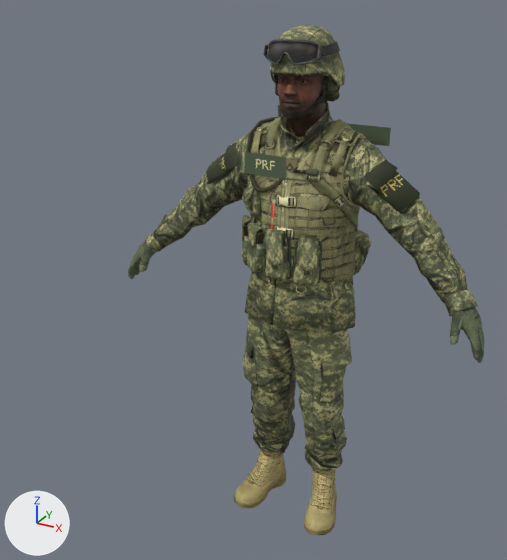
What one commit did to the glTF model assets/models/prf-agent.glb.
Before and after are seen from a camera (50 mm lens) standing at (0.968, -2.122, 1.992) and looking at (-0.196, -0.006, 0.934). Every picture has the same lights, and +X, +Y and +Z are marked at lower left. The picture after the commit comes second. Where no turn or scale is listed for an object, it has been applied to the vertices.

Objects in the first picture: 'Name tape backing', 'Name tape backing.001', 'PRF_Commander' and 1 more.
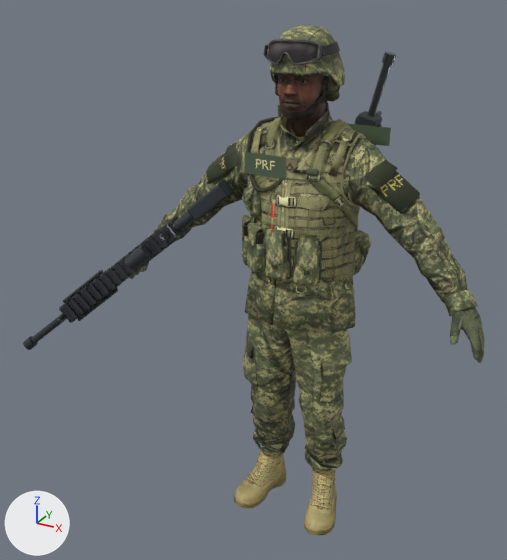
What the commit changed:
Material 'Rifle steel' (mat_rifle_steel) is new.
Its base color is (0.075, 0.085, 0.09) (dark grey #4d5255).
Its metallic is 0.8.
Its roughness is 0.3.
Material 'Rifle polymer' (mat_rifle_polymer) is new.
Its base color is (0.027, 0.034, 0.038) (dark grey #2e3437).
Its metallic is 0.15.
Its roughness is 0.62.
Material 'Rifle grip' (mat_rifle_grip) is new.
Its base color is (0.018, 0.022, 0.023) (black #24292a).
Its roughness is 0.9.
Mesh me_cube_037 is new.
It has 584 vertices, 1056 faces and spans x -0.093..0.177, y 0.102..0.45, z -0.066..0.843.
It uses material mat_rifle_steel (dark grey #4d5255).
Mesh me_cube_036 is new.
It has 192 vertices, 368 faces and spans x -0.121..0.136, y 0.237..0.455, z -0.158..0.629.
It uses material mat_rifle_polymer (dark grey #2e3437).
Mesh me_cube_002 is new.
It has 584 vertices, 1056 faces and spans x -0.995..-0.328, y -0.441..0.011, z -0.263..0.353.
It uses material mat_rifle_steel (dark grey #4d5255).
Mesh me_cube_001 is new.
It has 192 vertices, 368 faces and spans x -0.857..-0.252, y -0.373..0.032, z -0.136..0.419.
It uses material mat_rifle_polymer (dark grey #2e3437).
Mesh me_cube_005 is new.
It has 176 vertices, 312 faces and spans x -0.811..-0.24, y -0.365..0.046, z -0.105..0.43.
It uses material mat_rifle_grip (black #24292a).
Object 'SlungRifle_Rifle steel' (ob_slungrifle_rifle_steel) is new; it shows me_cube_037.
Its location is (0.0, 0.0, 0.895).
Object 'SlungRifle_Rifle polymer' (ob_slungrifle_rifle_polymer) is new; it shows me_cube_036.
Its location is (0.0, 0.0, 0.895).
Object 'HeldRifle_Rifle steel' (ob_heldrifle_rifle_steel) is new; it shows me_cube_002.
Its location is (0.0, 0.0, 0.895).
Object 'HeldRifle_Rifle polymer' (ob_heldrifle_rifle_polymer) is new; it shows me_cube_001.
Its location is (0.0, 0.0, 0.895).
Object 'HeldRifle_Rifle grip' (ob_heldrifle_rifle_grip) is new; it shows me_cube_005.
Its location is (0.0, 0.0, 0.895).

Boxes (x1, y1, x2, y2) around the edits, measured in the pictures (507 x 560 px):
'HeldRifle_Rifle steel', added
    after: (23, 211, 195, 350)
'HeldRifle_Rifle polymer', added
    after: (59, 185, 228, 323)
'SlungRifle_Rifle steel', added
    after: (354, 52, 396, 146)
'SlungRifle_Rifle polymer', added
    after: (356, 111, 382, 126)
'HeldRifle_Rifle grip', added
    after: (66, 179, 234, 318)
